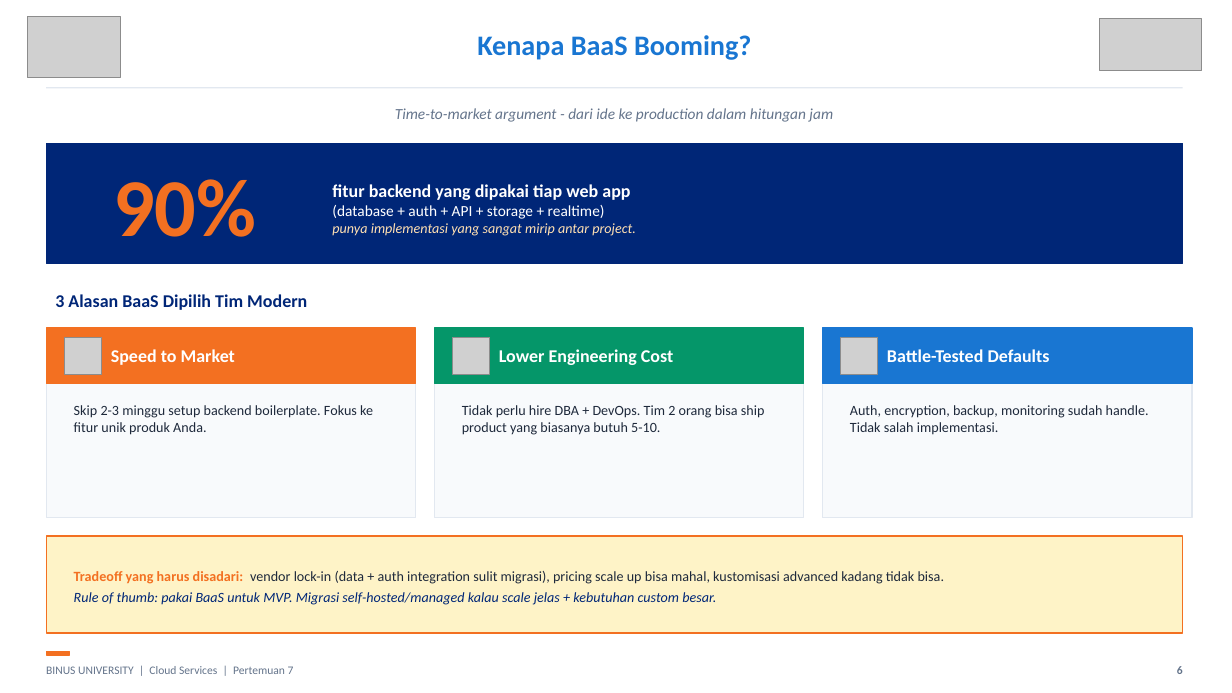
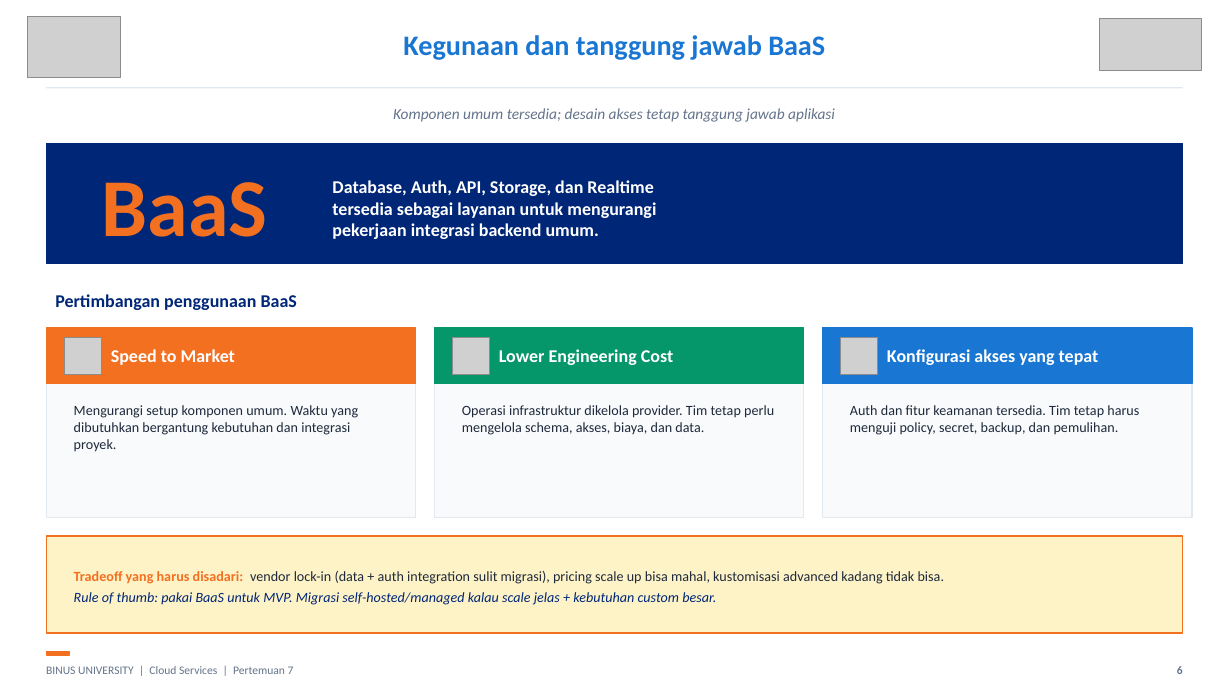
Before and after one commit to SeedFlora/meet7CloudService, a slide deck: slide 6 of slides/Teori_Pertemuan_07.pptx. Drawn at 1232x693 pixels with LibreOffice and Linux fonts; fonts in the diff are those of the drawing; grey boxes stand for pictures. Boxes give left, top, right and bottom in pixels: in the first picture for what was removed or moved away, otherwise in the second. Text is boxed around its words. In the diff, an @@ line names an element or a change of style, - is before the commit and + after.

```diff
--- a/slides/Teori_Pertemuan_07.pptx
+++ b/slides/Teori_Pertemuan_07.pptx
@@ text at (403, 35, 825, 60): text changed @@
-Kenapa BaaS Booming?
+Kegunaan dan tanggung jawab BaaS
@@ text at (393, 108, 835, 122): text changed @@
-Time-to-market argument - dari ide ke production dalam hitungan jam
+Komponen umum tersedia; desain akses tetap tanggung jawab aplikasi
@@ text at (102, 182, 268, 237): text changed @@
-90%
+BaaS
@@ text at (332, 180, 656, 239): text changed; size 11 to 14 pt; bold on @@
-fitur backend yang dipakai tiap web app
-(database + auth + API + storage + realtime)
-punya implementasi yang sangat mirip antar project.
+Database, Auth, API, Storage, dan Realtime
+tersedia sebagai layanan untuk mengurangi
+pekerjaan integrasi backend umum.
@@ text at (55, 294, 297, 310): text changed @@
-3 Alasan BaaS Dipilih Tim Modern
+Pertimbangan penggunaan BaaS
@@ text at (887, 349, 1099, 365): text changed @@
-Battle-Tested Defaults
+Konfigurasi akses yang tepat
@@ text at (74, 405, 358, 452): text changed @@
-Skip 2-3 minggu setup backend boilerplate. Fokus ke fitur unik produk Anda.
+Mengurangi setup komponen umum. Waktu yang dibutuhkan bergantung kebutuhan dan integrasi proyek.
@@ text at (462, 405, 774, 435): text changed @@
-Tidak perlu hire DBA + DevOps. Tim 2 orang bisa ship product yang biasanya butuh 5-10.
+Operasi infrastruktur dikelola provider. Tim tetap perlu mengelola schema, akses, biaya, dan data.
@@ text at (850, 405, 1139, 435): text changed @@
-Auth, encryption, backup, monitoring sudah handle. Tidak salah implementasi.
+Auth dan fitur keamanan tersedia. Tim tetap harus menguji policy, secret, backup, dan pemulihan.
```
Also in this commit, not shown: 4 other slides changed, 1 slide added, 1 slide removed, 6 other files.
